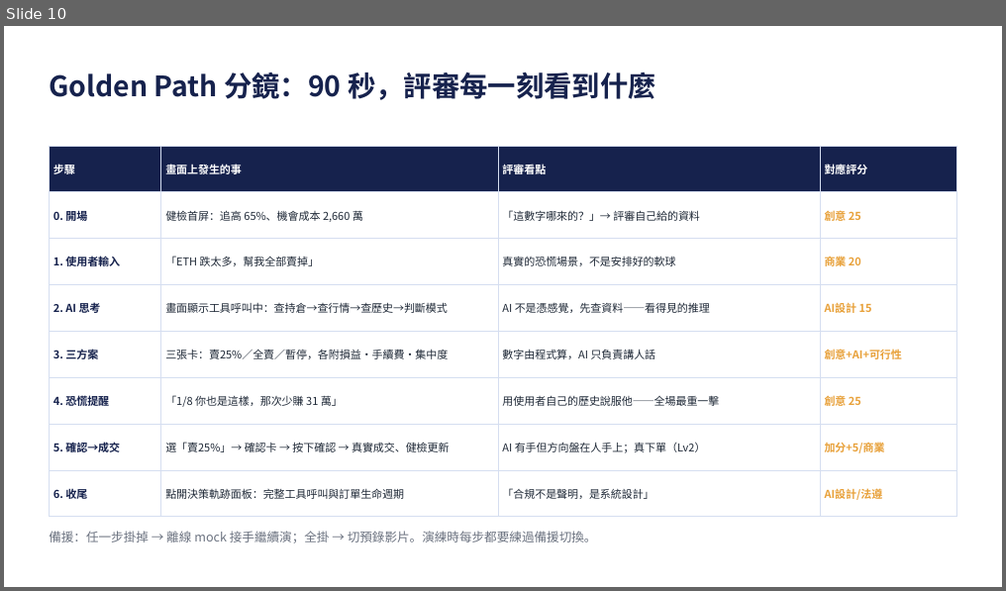
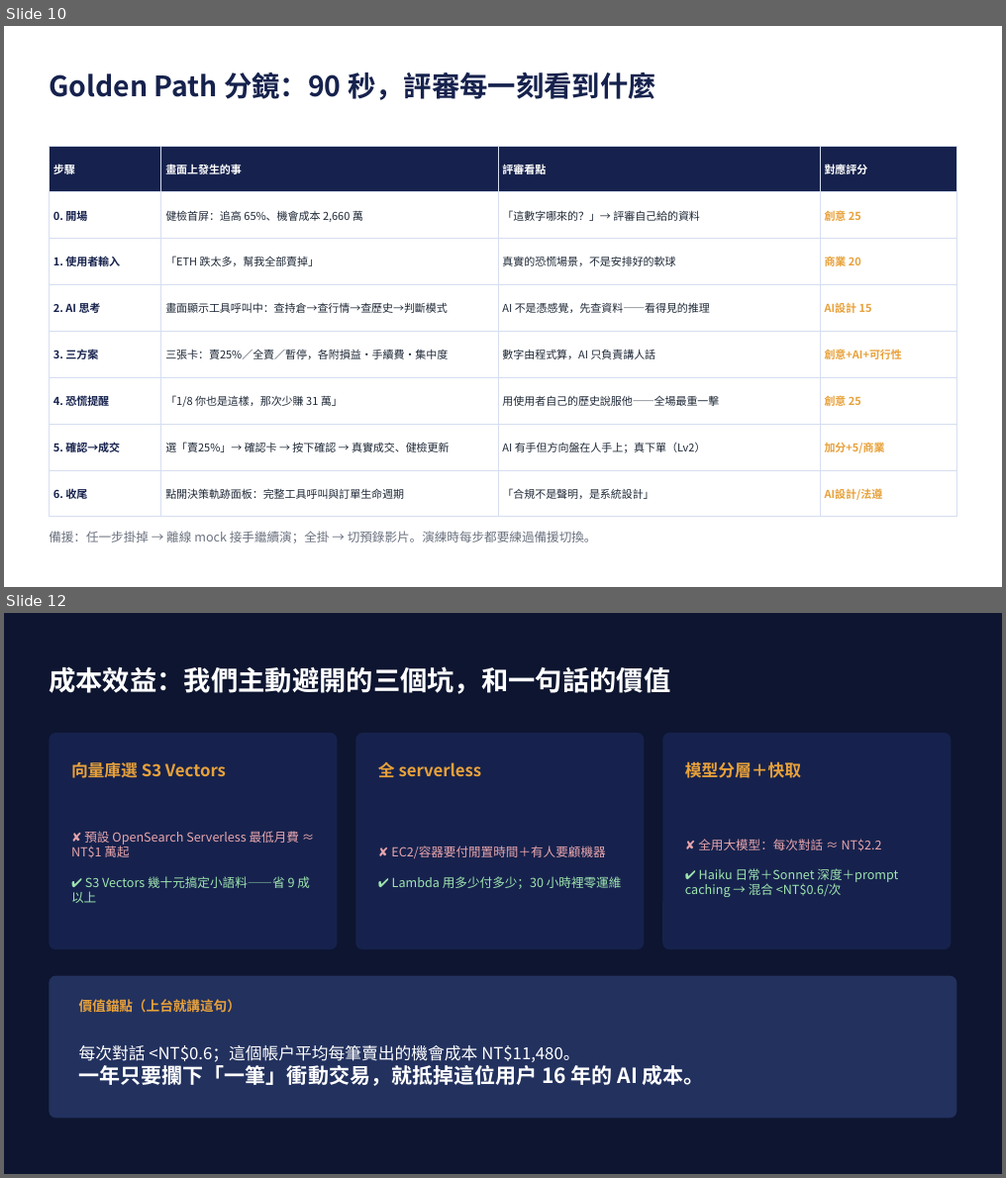
Before and after one commit to giont565/MaiMate, a slide deck: docs/工作項目狀態.pptx. Shown one above the other, each under a label of ours: slide 10 before the commit, slides 10 and 12 after it; the slides between them are not shown. The pictures are 1006x591 and 1006x1178 pixels, drawn with LibreOffice and Linux fonts; fonts in the diff are those of the drawing. Boxes give left, top, right and bottom in pixels: in the first picture for what was removed or moved away, otherwise in the second. Text is boxed around its words. In the diff, an @@ line names an element or a change of style, - is before the commit and + after.

```diff
--- a/docs/工作項目狀態.pptx
+++ b/docs/工作項目狀態.pptx
@@ slide 12 added at (4, 613, 1002, 1174), background #0D1530 @@
@@ text added at (49, 666, 670, 694), 26 pt, text #FFFFFF, bold @@
+成本效益：我們主動避開的三個坑，和一句話的價值
@@ rounded rectangle added at (49, 733, 338, 950), fill #16224D @@
@@ rounded rectangle added at (355, 733, 645, 950), fill #16224D @@
@@ rounded rectangle added at (662, 733, 951, 950), fill #16224D @@
@@ text added at (71, 762, 226, 778), 16 pt, text #E8A13A, bold @@
+向量庫選 S3 Vectors
@@ text added at (378, 762, 482, 777), 16 pt, text #E8A13A, bold @@
+全 serverless
@@ text added at (685, 761, 801, 778), 16 pt, text #E8A13A, bold @@
+模型分層＋快取
@@ text added at (71, 831, 310, 903), 12 pt, text #E8A5AC @@
+✘ 預設 OpenSearch Serverless 最低月費 ≈ NT$1 萬起
+✔ S3 Vectors 幾十元搞定小語料——省 9 成以上
@@ text added at (391, 846, 622, 889), 12 pt, text #9FE5B0 @@
+✘ EC2/容器要付閒置時間＋有人要顧機器
+✔ Lambda 用多少付多少；30 小時裡零運維
@@ text added at (685, 839, 898, 897), 12 pt, text #9FE5B0 @@
+✘ 全用大模型：每次對話 ≈ NT$2.2
+✔ Haiku 日常＋Sonnet 深度＋prompt caching → 混合 <NT$0.6/次
@@ rounded rectangle added at (49, 976, 957, 1118), fill #22315E @@
@@ text added at (79, 999, 241, 1013), 13 pt, text #E8A13A, bold @@
+價值錨點（上台就講這句）
@@ text added at (79, 1046, 705, 1086), 16 pt, text #FFFFFF @@
+每次對話 <NT$0.6；這個帳戶平均每筆賣出的機會成本 NT$11,480。
+一年只要攔下「一筆」衝動交易，就抵掉這位用戶 16 年的 AI 成本。
```
Also in this commit, not shown: 1 other slide added, 1 other file.
